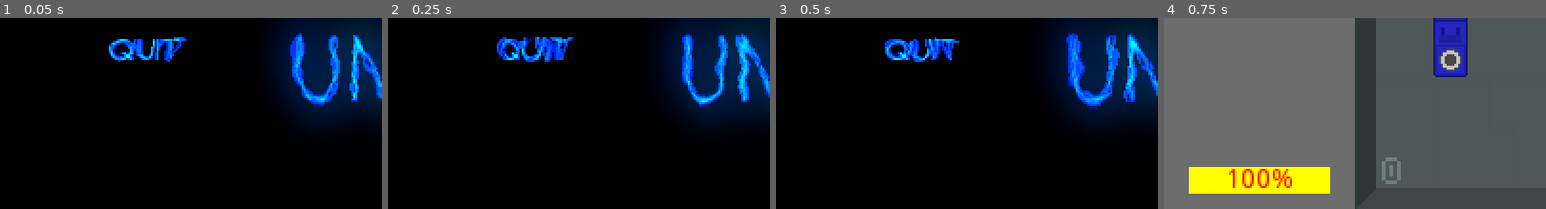
Above: before the commit, frames 1-4 (left to right).
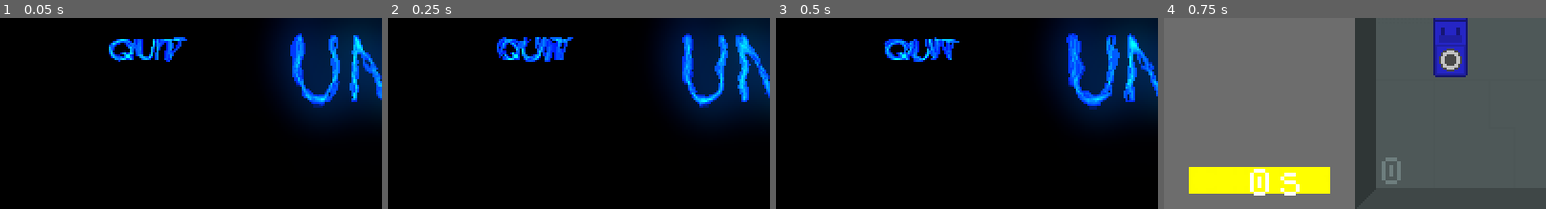
Above: after the commit, the same moments.

Repository: leogeier/faraday-uncaged
Game: Godot game, scene res://scenes/main/main.tscn
The game is run twice, just before and just after one commit, with the same random seed, the same clock (stepped at 60 frames per second) and the same inputs.
Inputs (mouse positions are % of the whole screen's width and height, from its top left):
- Up to frame 1 (0.05 s): no input
- Up to frame 2 (0.25 s): no input
- Up to frame 3 (0.5 s): no input
- Up to frame 4 (0.75 s): click (19, 44) at 0.5 s
The pictures show only the part of the screen within x 0-50%, y 50-100%; the shares and areas given below are measured in that part.

Frames 1-3 are identical in both runs. In frame 4, 1.2% of the frame differs, in the area x 17-36%, y 79-93%.

Commit message:
wip: countdown

Diff:
--- a/game/scenes/rule_display/rule_display.gd
+++ b/game/scenes/rule_display/rule_display.gd
@@ -11,3 +11,4 @@
 
 func set_progress(value):
 	$ProgressBar.value = value * 100
+	$Label.text = str(10 - floor(value * 1000) / 100) + "s"
--- a/game/scenes/rule_display/rule_display.tscn
+++ b/game/scenes/rule_display/rule_display.tscn
@@ -1,7 +1,12 @@
-[gd_scene load_steps=3 format=2]
+[gd_scene load_steps=5 format=2]
 
 [ext_resource path="res://scenes/rule_display/rule_display.gd" type="Script" id=1]
 [ext_resource path="res://scenes/progress_bar/progress_bar.tscn" type="PackedScene" id=2]
+[ext_resource path="res://font/dogica.otf" type="DynamicFontData" id=3]
+
+[sub_resource type="DynamicFont" id=1]
+outline_color = Color( 0, 0, 0, 1 )
+font_data = ExtResource( 3 )
 
 [node name="RuleDisplay" type="Node2D"]
 script = ExtResource( 1 )
@@ -20,3 +25,12 @@
 margin_top = 178.0
 margin_right = 87.0
 margin_bottom = 192.0
+percent_visible = false
+
+[node name="Label" type="Label" parent="."]
+margin_left = 43.0
+margin_top = 179.0
+margin_right = 80.0
+margin_bottom = 193.0
+custom_fonts/font = SubResource( 1 )
+text = "9s"
